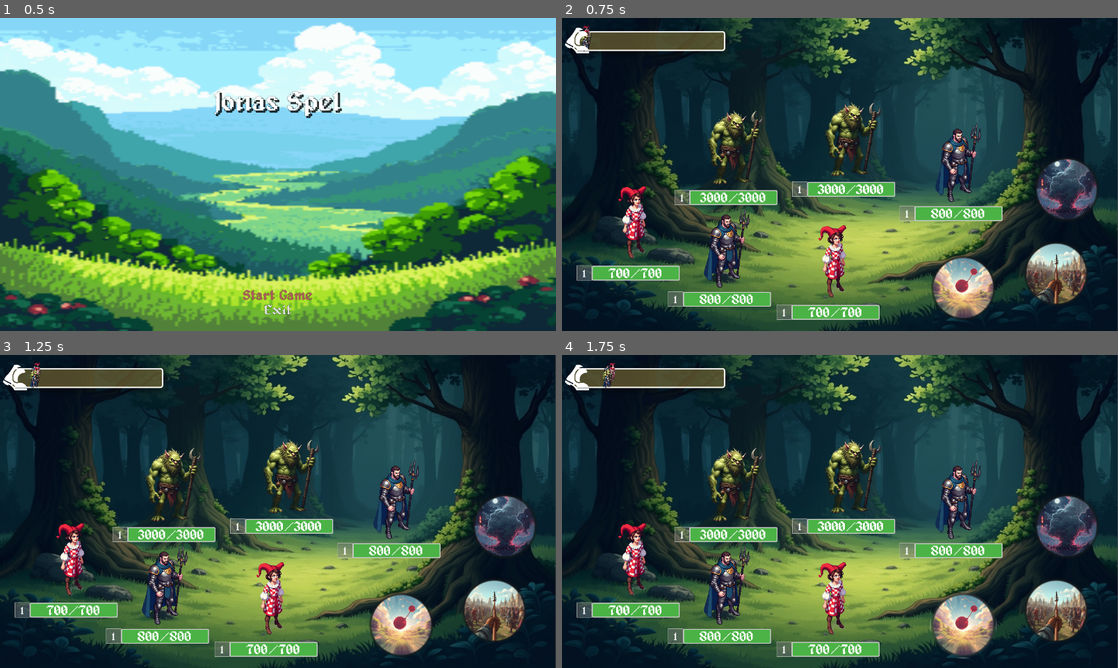
Above: before the commit, frames 1-4 (two rows, left to right).
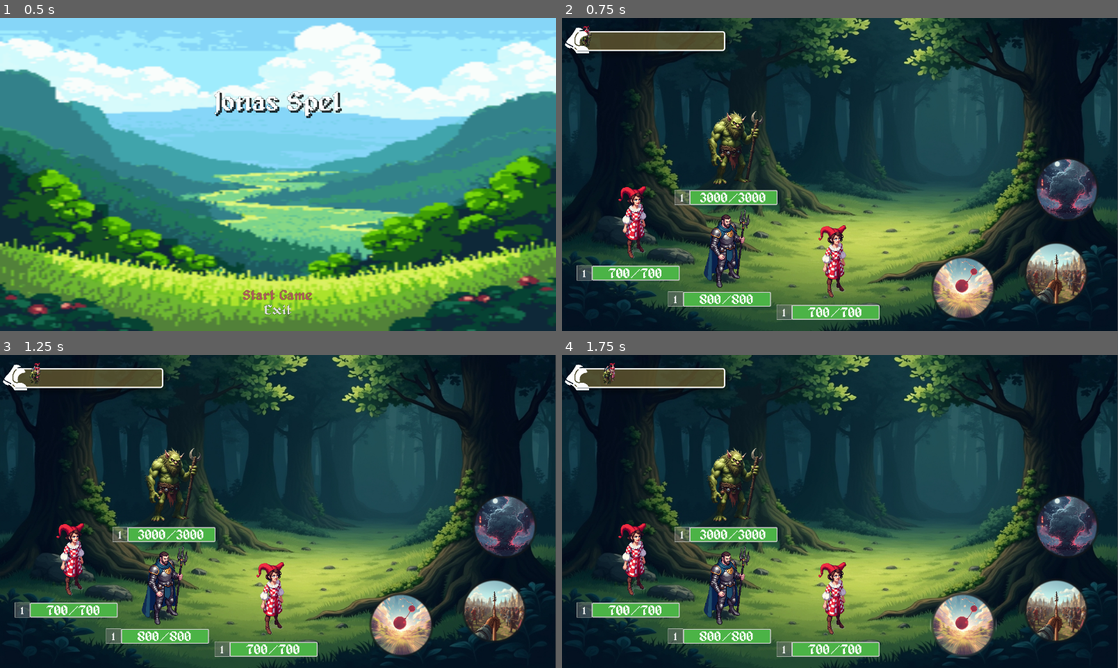
Above: after the commit, the same moments.

Repository: Pensho/Champ_Collector_2
Game: Godot game, scene res://Scenes/main.tscn
Two runs of this game, one before a commit and one after it. Both use one fixed random seed, a clock stepped at 60 frames per second and the inputs below.
Inputs (mouse positions are in pixels of both pictures, inside the frame that each line leads up to):
- Up to frame 1 (0.5 s): no input
- Up to frame 2 (0.75 s): click "Start Game" at 0.5 s
- Up to frame 3 (1.25 s): no input
- Up to frame 4 (1.75 s): click (962, 624) at 1.25 s

Frame 1 is identical in both runs. In frame 2, 3.9% of the frame differs, in the area x 3-80%, y 5-65%; in frame 3, 3.9%, in the area x 5-80%, y 5-65%; in frame 4, 3.9%.

Commit message:
Amount of characters in battle
Now the battle supports 1-3 enemies and 1-3 player characters instead of both requiring 3.
Also added a printout and crash if either enters with 0 participants.

Diff:
--- a/Data/Battle_Variants/Battle_Troll.tres
+++ b/Data/Battle_Variants/Battle_Troll.tres
@@ -1,13 +1,12 @@
-[gd_resource type="Resource" script_class="Context_Battle" load_steps=5 format=3 uid="uid://c53pc6n0mhj8m"]
+[gd_resource type="Resource" script_class="Context_Battle" load_steps=4 format=3 uid="uid://c53pc6n0mhj8m"]
 
 [ext_resource type="Script" uid="uid://bjtnao6fgl8go" path="res://Scripts/Worldview/Context_Battle.gd" id="1_3p4dw"]
 [ext_resource type="Script" uid="uid://ftdwxfh8y3n1" path="res://Scripts/Character/character_preset.gd" id="1_bjutu"]
 [ext_resource type="Resource" uid="uid://bkdbytfqe0nwb" path="res://Data/Character_Enemy_Variants/Troll.tres" id="2_gpdaq"]
-[ext_resource type="Resource" uid="uid://foglcohrhsnh" path="res://Data/Character_Player_Variants/Knight.tres" id="3_gpdaq"]
 
 [resource]
 script = ExtResource("1_3p4dw")
-_enemies_wave_1 = Array[ExtResource("1_bjutu")]([ExtResource("2_gpdaq"), ExtResource("2_gpdaq"), ExtResource("3_gpdaq")])
+_enemies_wave_1 = Array[ExtResource("1_bjutu")]([ExtResource("2_gpdaq")])
 _enemies_wave_2 = Array[ExtResource("1_bjutu")]([])
 _enemies_wave_3 = Array[ExtResource("1_bjutu")]([])
 _location = "res://Assets/Champ Collector/Scenery/Troll battle area/Troll_battle_area_7.jpg"
--- a/Scenes/battle.tscn
+++ b/Scenes/battle.tscn
@@ -6,8 +6,9 @@
 [ext_resource type="PackedScene" uid="uid://dvvopn2yuy4wr" path="res://Scenes/Characters/Character_Battle_Repr.tscn" id="3_ww2ai"]
 [ext_resource type="Texture2D" uid="uid://cjcnam176bh58" path="res://Assets/Champ Collector/Icons/Indicator_Arrow/Indicator_Arrow_0001.png" id="5_pd5xk"]
 
-[node name="Battle" type="Node2D"]
+[node name="Battle" type="Node2D" node_paths=PackedStringArray("_character_repr")]
 script = ExtResource("1_oxf17")
+_character_repr = [NodePath("Character_1"), NodePath("Character_2"), NodePath("Character_3"), NodePath("Enemy_1"), NodePath("Enemy_2"), NodePath("Enemy_3")]
 
 [node name="BattleBackground" type="TextureRect" parent="."]
 unique_name_in_owner = true
@@ -17,28 +18,34 @@
 expand_mode = 1
 
 [node name="Character_1" parent="." instance=ExtResource("3_ww2ai")]
+visible = false
 position = Vector2(70, 370)
 
 [node name="Character_2" parent="." instance=ExtResource("3_ww2ai")]
+visible = false
 position = Vector2(280, 430)
 
 [node name="Character_3" parent="." instance=ExtResource("3_ww2ai")]
+visible = false
 position = Vector2(530, 460)
 
 [node name="Enemy_1" parent="." instance=ExtResource("3_ww2ai")]
+visible = false
 position = Vector2(295, 196)
 
 [node name="Enemy_2" parent="." instance=ExtResource("3_ww2ai")]
+visible = false
 position = Vector2(566, 177)
 
 [node name="Enemy_3" parent="." instance=ExtResource("3_ww2ai")]
+visible = false
 position = Vector2(813, 233)
 
 [node name="Battle UI" parent="." instance=ExtResource("2_1ruyk")]
 
 [node name="Turn_Indicator" type="TextureRect" parent="."]
-visible = false
-offset_right = 50.0
+offset_left = -100.0
+offset_right = -50.0
 offset_bottom = 50.0
 texture = ExtResource("5_pd5xk")
 expand_mode = 1
--- a/Scripts/Character/character.gd
+++ b/Scripts/Character/character.gd
@@ -33,8 +33,10 @@
 var _role: Types.Role
 
 var _instanceID : int = 0
+@warning_ignore_start("unused_private_class_variable")
 var _experience : int = 0
 var _level: int = 1
+@warning_ignore_restore("unused_private_class_variable")
 
 var _skills: Array[Skill] = []
 
--- a/Scripts/Character/character_battle_repr.gd
+++ b/Scripts/Character/character_battle_repr.gd
@@ -1,7 +1,11 @@
 class_name CharacterRepresentation extends Node2D
+
+@warning_ignore_start("unused_private_class_variable")
 
 @onready var _character_texture: TextureRect = $TextureRect
 @onready var _lifebar: ProgressBar = $ProgressBar
 @onready var _lifebar_text: Label = $ProgressBar/Label
 
 @onready var _level: Label = $ColorRect/Label
+
+@warning_ignore_restore("unused_private_class_variable")
--- a/Scripts/battle.gd
+++ b/Scripts/battle.gd
@@ -1,101 +1,73 @@
 extends Node2D
 
-@onready var battle_ui: BattleUI = $"Battle UI"
-@onready var background: TextureRect = %BattleBackground
+@onready var _battle_ui: BattleUI = $"Battle UI"
+@onready var _background: TextureRect = %BattleBackground
 
-@onready var enemy_repr_1: CharacterRepresentation = $Enemy_1
-@onready var enemy_repr_2: CharacterRepresentation = $Enemy_2
-@onready var enemy_repr_3: CharacterRepresentation = $Enemy_3
+@export var _character_repr: Array[CharacterRepresentation]
 
-@onready var character_repr_1: CharacterRepresentation = $Character_1
-@onready var character_repr_2: CharacterRepresentation = $Character_2
-@onready var character_repr_3: CharacterRepresentation = $Character_3
+@onready var _characters: Array[Character]
 
-@onready var turn_indicator: TextureRect = $Turn_Indicator
-
-var _char_1: Character
-var _char_2: Character
-var _char_3: Character
-
-var _enemy_1: Character
-var _enemy_2: Character
-var _enemy_3: Character
+@onready var _turn_indicator: TextureRect = $Turn_Indicator
 
 const TURN_POS_X_THRESHOLD: int = 360
 
-var _characters_turn: Character = null
+var _characterIDs_turn: int = -1
 var _initialized: bool = false
 
-func _process(delta: float) -> void:
+func _process(p_delta: float) -> void:
 	if(_initialized):
-		UpdateBattle(delta, _char_1, 0, character_repr_1)
-		UpdateBattle(delta, _char_2, 1, character_repr_2)
-		UpdateBattle(delta, _char_3, 2, character_repr_3)
-		UpdateBattle(delta, _enemy_1, 3, enemy_repr_1)
-		UpdateBattle(delta, _enemy_2, 4, enemy_repr_2)
-		UpdateBattle(delta, _enemy_3, 5, enemy_repr_3)
+		for i in _characters.size():
+			Update(p_delta, i)
 
-func UpdateBattle(delta: float, character: Character, battleSlot: int, representation: CharacterRepresentation) -> void:
-	if (null != _characters_turn):
+func Update(p_delta: float, p_characterID: int) -> void:
+	if (-1 != _characterIDs_turn):
 		return
-	if(character._currentHealth <= 0):
+	if(_characters[p_characterID]._currentHealth <= 0):
 		return
-	if(battle_ui._char_turns[battleSlot].position.x + battle_ui._char_turns[battleSlot].get_rect().size.x < TURN_POS_X_THRESHOLD):
-		battle_ui._char_turns[battleSlot].position = battle_ui._char_turns[battleSlot].position + Vector2(character._speed * delta, 0)
+	if(_battle_ui._char_turns[p_characterID].position.x + _battle_ui._char_turns[p_characterID].get_rect().size.x < TURN_POS_X_THRESHOLD):
+		_battle_ui._char_turns[p_characterID].position = _battle_ui._char_turns[p_characterID].position + Vector2(_characters[p_characterID]._speed * p_delta, 0)
 	else:
-		_characters_turn = character
-		turn_indicator.position.x = representation.position.x + (representation._character_texture.size.x * 0.5) - (turn_indicator.size.x * 0.5)
-		turn_indicator.position.y = representation.position.y - turn_indicator.size.y
-		turn_indicator.show()
+		_characterIDs_turn = p_characterID
+		_turn_indicator.position.x = _character_repr[p_characterID].position.x + (_character_repr[p_characterID]._character_texture.size.x * 0.5) - (_turn_indicator.size.x * 0.5)
+		_turn_indicator.position.y = _character_repr[p_characterID].position.y - _turn_indicator.size.y
 
-func CharPreperations(p_repr: CharacterRepresentation, p_character: Character) -> void:
-	p_repr._level.text = str(p_character._level)
-	p_repr._character_texture.texture = load(p_character._texture)
-	p_repr._lifebar.max_value = p_character._health
-	p_repr._lifebar.value = p_character._currentHealth
-	p_repr._lifebar_text.text = str(p_character._currentHealth) + "/" + str(p_character._health)
+func CharPreperations(p_characterID: int) -> void:
+	_character_repr[p_characterID]._level.text = str(_characters[p_characterID]._level)
+	_character_repr[p_characterID]._character_texture.texture = load(_characters[p_characterID]._texture)
+	_character_repr[p_characterID]._lifebar.max_value = _characters[p_characterID]._health
+	_character_repr[p_characterID]._lifebar.value = _characters[p_characterID]._currentHealth
+	_character_repr[p_characterID]._lifebar_text.text = str(_characters[p_characterID]._currentHealth) + "/" + str(_characters[p_characterID]._health)
+	_battle_ui._char_turns[p_characterID].texture = load(_characters[p_characterID]._texture)
+	_character_repr[p_characterID].show()
 
 func Init(p_context: ContextContainer) -> void:
 	print("Entering a battle scene.")
 	var battlecontext: Context_Battle = p_context._context as Context_Battle
-	background.texture = load(battlecontext._location)
+	_background.texture = load(battlecontext._location)
 
-	_char_1 = p_context._current_collection.GetCharacter(0)
-	_char_2 = p_context._current_collection.GetCharacter(1)
-	_char_3 = p_context._current_collection.GetCharacter(2)
+	if(battlecontext._enemies_wave_1.is_empty()):
+		print("Accidental load to battle scene without enemies, terminating application")
+		get_tree().quit()
+	elif(p_context._current_collection.GetAllCharacters().is_empty()):
+		print("Accidental load to battle scene without player characters, terminating application")
+		get_tree().quit()
 
-	CharPreperations(character_repr_1, _char_1)
-	CharPreperations(character_repr_2, _char_2)
-	CharPreperations(character_repr_3, _char_3)
+	if(p_context._current_collection.GetAllCharacters().size() >= 3):
+		for i in 3:
+			_characters.append(p_context._current_collection.GetCharacter(i))
+	else:
+		for i in p_context._current_collection.GetAllCharacters():
+			_characters.append(p_context._current_collection.GetCharacter(i))
 
-	battle_ui._char_turns[0].texture = load(_char_1._texture)
-	battle_ui._char_turns[1].texture = load(_char_2._texture)
-	battle_ui._char_turns[2].texture = load(_char_3._texture)
+	for i in _characters.size():
+		CharPreperations(i)
 
-	for enemy in battlecontext._enemies_wave_1:
-		print("found enemy: ", enemy._name)
-
-	if (battlecontext._enemies_wave_1.size() >= 1):
-		_enemy_1 = Character.new()
-		_enemy_1.InstantiateNew(battlecontext._enemies_wave_1[0], -1)
-		CharPreperations(enemy_repr_1, _enemy_1)
-		battle_ui._char_turns[3].texture = load(_enemy_1._texture)
-	else:
-		print("Accidental load to battle scene without enemies.")
-		get_tree().quit()
-	if (battlecontext._enemies_wave_1.size() >= 2):
-		_enemy_2 = Character.new()
-		_enemy_2.InstantiateNew(battlecontext._enemies_wave_1[1], -1)
-		CharPreperations(enemy_repr_2, _enemy_2)
-		battle_ui._char_turns[4].texture = load(_enemy_2._texture)
-	else:
-		enemy_repr_2.hide()
-	if (battlecontext._enemies_wave_1.size() >= 3):
-		_enemy_3 = Character.new()
-		_enemy_3.InstantiateNew(battlecontext._enemies_wave_1[2], -1)
-		CharPreperations(enemy_repr_3, _enemy_3)
-		battle_ui._char_turns[5].texture = load(_enemy_3._texture)
-	else:
-		enemy_repr_3.hide()
+	for i in battlecontext._enemies_wave_1.size():
+		_characters.append(Character.new())
+		_characters[i + 3].InstantiateNew(battlecontext._enemies_wave_1[i], -1)
+		CharPreperations(i + 3)
+		_battle_ui._char_turns[i + 3].texture = load(_characters[i + 3]._texture)
+		_character_repr[i + 3].show()
+		print("found enemy: ", _characters[i + 3]._name)
 
 	_initialized = true
--- a/Scripts/battle_ui.gd
+++ b/Scripts/battle_ui.gd
@@ -1,8 +1,8 @@
 class_name BattleUI extends Control
 
-@onready var _turn_bar: Panel = $Camera2D/PlayerInfoBox
-
+@warning_ignore_start("unused_private_class_variable")
 @export var _char_turns: Array[TextureRect]
+@warning_ignore_restore("unused_private_class_variable")
 
 func _on_skill_1_button_up() -> void:
 	print("_on_skill_1_button_up")
